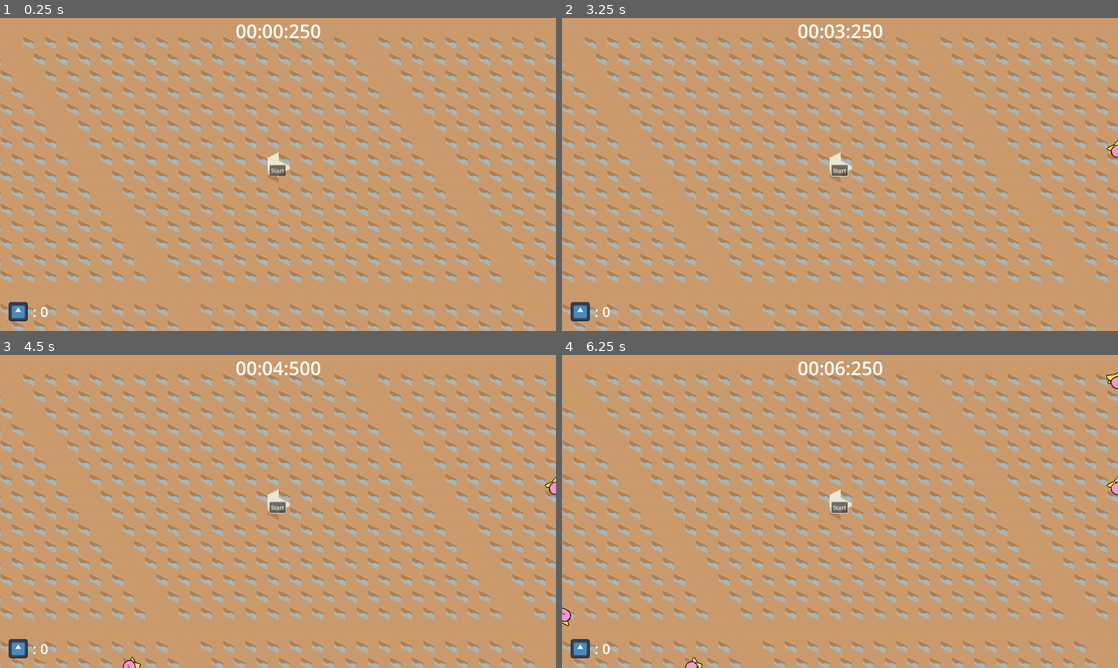
Above: before the commit, frames 1-4 (two rows, left to right).
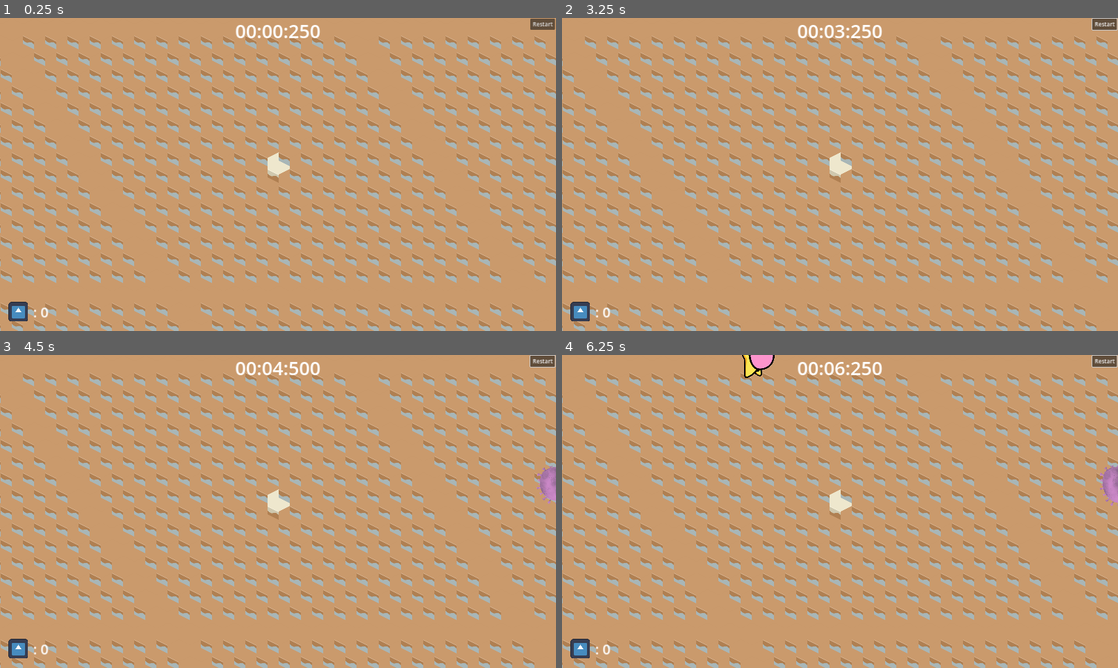
Above: after the commit, the same moments.

Repository: MarianPoirot/Gamejam-cellule
Game: Godot game, scene res://Scenes/main.tscn
The game is run twice, just before and just after one commit, with the same random seed, the same clock (stepped at 60 frames per second) and the same inputs. The engine's default icon, where the game draws it, is replaced by a stand-in: a white triangle on a blue panel in a dark square.
Inputs (mouse positions are in pixels of both pictures, inside the frame that each line leads up to):
- Up to frame 1 (0.25 s): no input
- Up to frame 2 (3.25 s): click "Start" (after the commit: "Restart") at 0.5 s; click "Start" (after the commit: "Restart") at 1.25 s; click "Start" (after the commit: "Restart") at 2 s; move the mouse to (962, 158) at 2.77 s; click (962, 158) at 2.92 s
- Up to frame 3 (4.5 s): move the mouse to (166, 527) at 3.52 s; click (166, 527) at 3.67 s; move the mouse to (333, 442) at 4.27 s; click (333, 442) at 4.42 s
- Up to frame 4 (6.25 s): move the mouse to (812, 574) at 5.02 s; click (812, 574) at 5.17 s; move the mouse to (1006, 558) at 5.77 s; click (1006, 558) at 5.92 s

The runs differ from the first frame. In frame 1, 0.5% of the frame differs, in the area x 1-100%, y 0-97%; in frame 2, 0.6%; in frame 3, 0.9%; in frame 4, 1.4%, in the area x 0-100%, y 0-100%.
Error in both runs: Cannot call method 'start' on a null value. (res://Scripts/main.gd:21)

Commit message:
changed enemy to characterBody2d

Diff:
--- a/Scenes/main.tscn
+++ b/Scenes/main.tscn
@@ -38,13 +38,16 @@
 [node name="EnemyPathFollow" type="PathFollow2D" parent="EnemyPath"]
 
 [node name="MobTimer" type="Timer" parent="."]
+wait_time = 2.0
 
-[node name="StartButton" type="Button" parent="."]
-offset_left = 776.0
-offset_top = 423.0
-offset_right = 822.0
-offset_bottom = 454.0
-text = "Start"
+[node name="RestartButton" type="Button" parent="."]
+offset_left = 1526.0
+offset_top = 2.0
+offset_right = 1597.0
+offset_bottom = 33.0
+text = "Restart"
 
 [connection signal="timeout" from="MobTimer" to="." method="_on_mob_timer_timeout"]
-[connection signal="button_down" from="StartButton" to="." method="_on_start_button_button_down"]
+
+
+[connection signal="button_down" from="RestartButton" to="." method="_on_start_button_button_down"]
--- a/Scripts/Enemies/Enemy.gd
+++ b/Scripts/Enemies/Enemy.gd
@@ -1,9 +1,20 @@
-extends RigidBody2D
+extends CharacterBody2D
 
-@export var min_speed = 150  # Minimum speed range.
-@export var max_speed = 250  # Maximum speed range.
+@export var min_speed = 50  # Minimum speed range.
+@export var max_speed = 50  # Maximum speed range.
 
 # Called when the node enters the scene tree for the first time.
 func _ready():
-	$AnimatedSprite2D.animation = "move"
-	$AnimatedSprite2D.play()
+	var roll = randi()%100
+	if (roll < 70):
+		$AnimatedSprite2D.animation = "virus_move"
+		$AnimatedSprite2D.scale.x=0.125
+		$AnimatedSprite2D.scale.y=0.125
+	else:
+		$AnimatedSprite2D.animation = "kirbo_move"
+		$AnimatedSprite2D.scale.x=0.25
+		$AnimatedSprite2D.scale.y=0.25
+	self.move_and_slide()
+
+func _on_visible_on_screen_notifier_2d_screen_exited():
+	queue_free()
--- a/Scripts/main.gd
+++ b/Scripts/main.gd
@@ -62,8 +62,7 @@
 	direction += randf_range(-PI / 4, PI / 4)
 	mob.rotation = direction
 	# Set the velocity (speed & direction).
-	mob.linear_velocity = Vector2(randf_range(mob.min_speed, mob.max_speed), 0)
-	mob.linear_velocity = mob.linear_velocity.rotated(direction)
+	mob.velocity = Vector2(randf_range(mob.min_speed, mob.max_speed), 0)
 
 
 func _on_start_button_button_down():
--- a/project.godot
+++ b/project.godot
@@ -19,3 +19,4 @@
 
 window/size/viewport_width=1600
 window/size/viewport_height=900
+window/stretch/mode="canvas_items"
Not shown: 1 places in Scenes/main.tscn that only renumber resources
